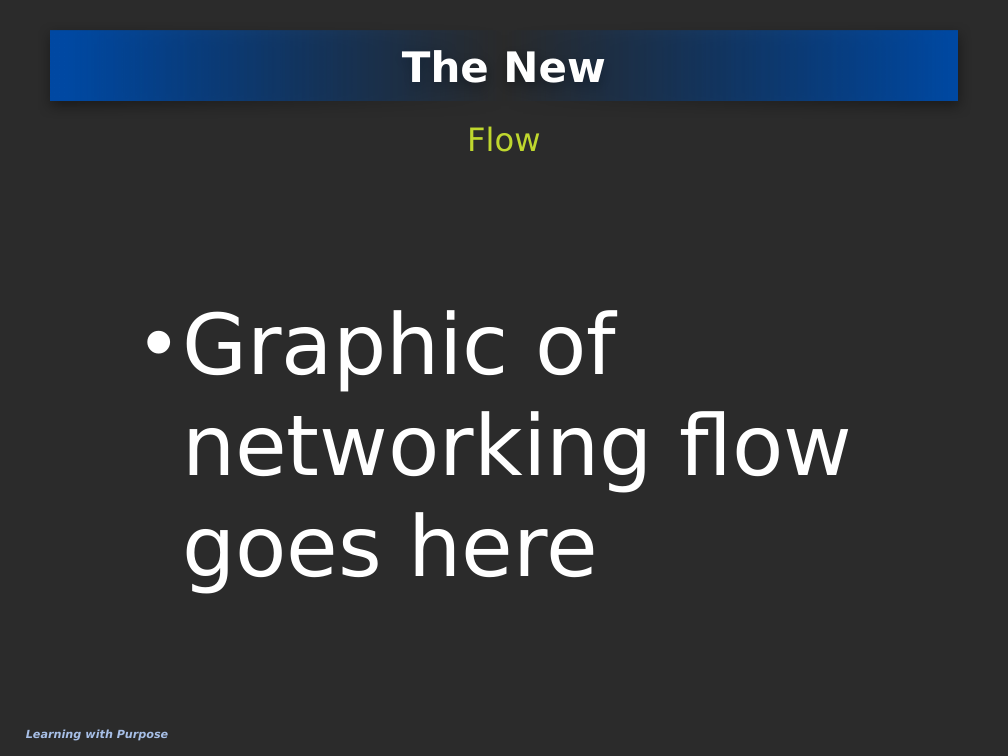
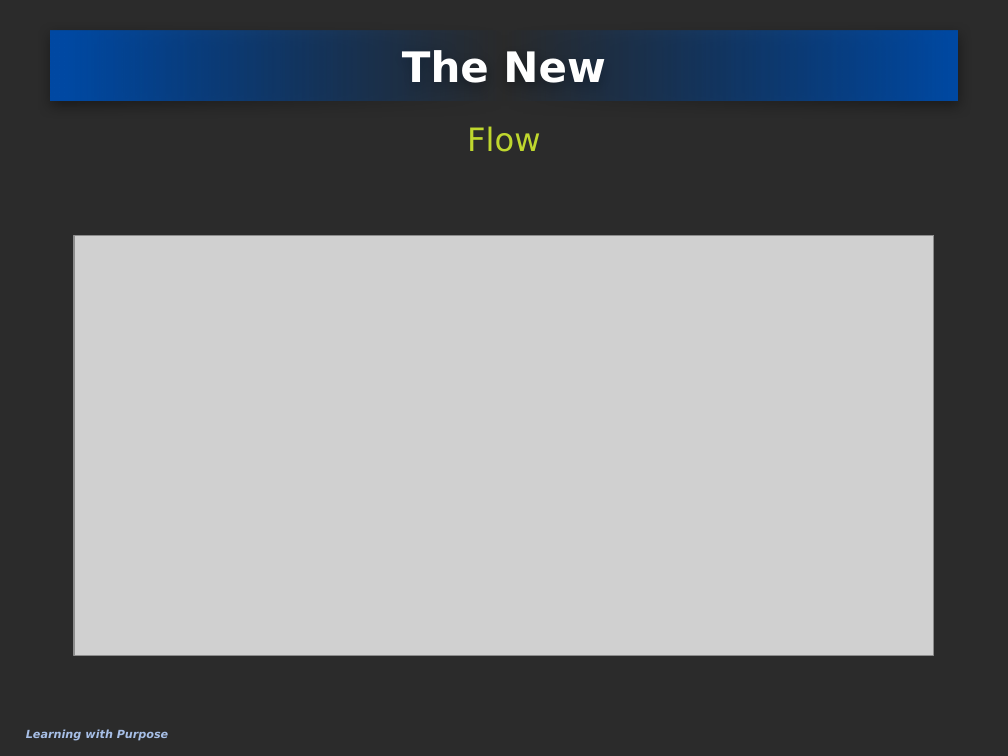
Before and after one commit to eliedaou/networkDesign, a slide deck: slide 10 of survey topic/SDNOpenFlow.pptx (slide 9 before the commit). Drawn at 1008x756 pixels with LibreOffice and Linux fonts; fonts in the diff are those of the drawing; grey boxes stand for pictures; background and template pictures are left out; a plain dark background stands for a picture behind light text. Boxes give left, top, right and bottom in pixels: in the first picture for what was removed or moved away, otherwise in the second. Text is boxed around its words. In the diff, an @@ line names an element or a change of style, - is before the commit and + after.

```diff
--- a/survey topic/SDNOpenFlow.pptx
+++ b/survey topic/SDNOpenFlow.pptx
@@ picture added at [74, 235, 933, 655] @@
@@ text removed at [182, 310, 852, 593] @@
-• Graphic of networking flow goes here
```
Also in this commit, not shown: 5 other slides changed, 6 slides added.
